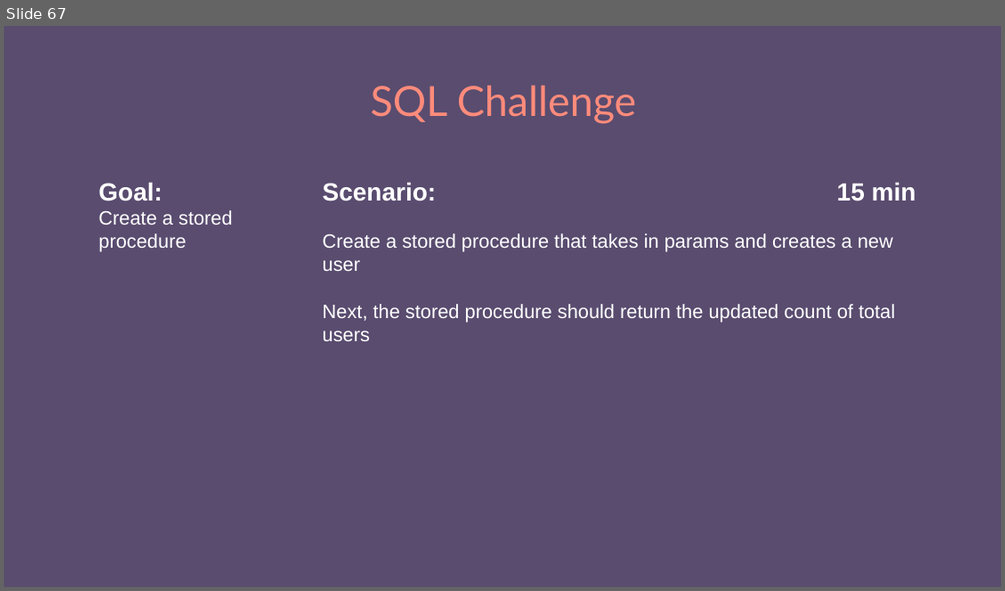
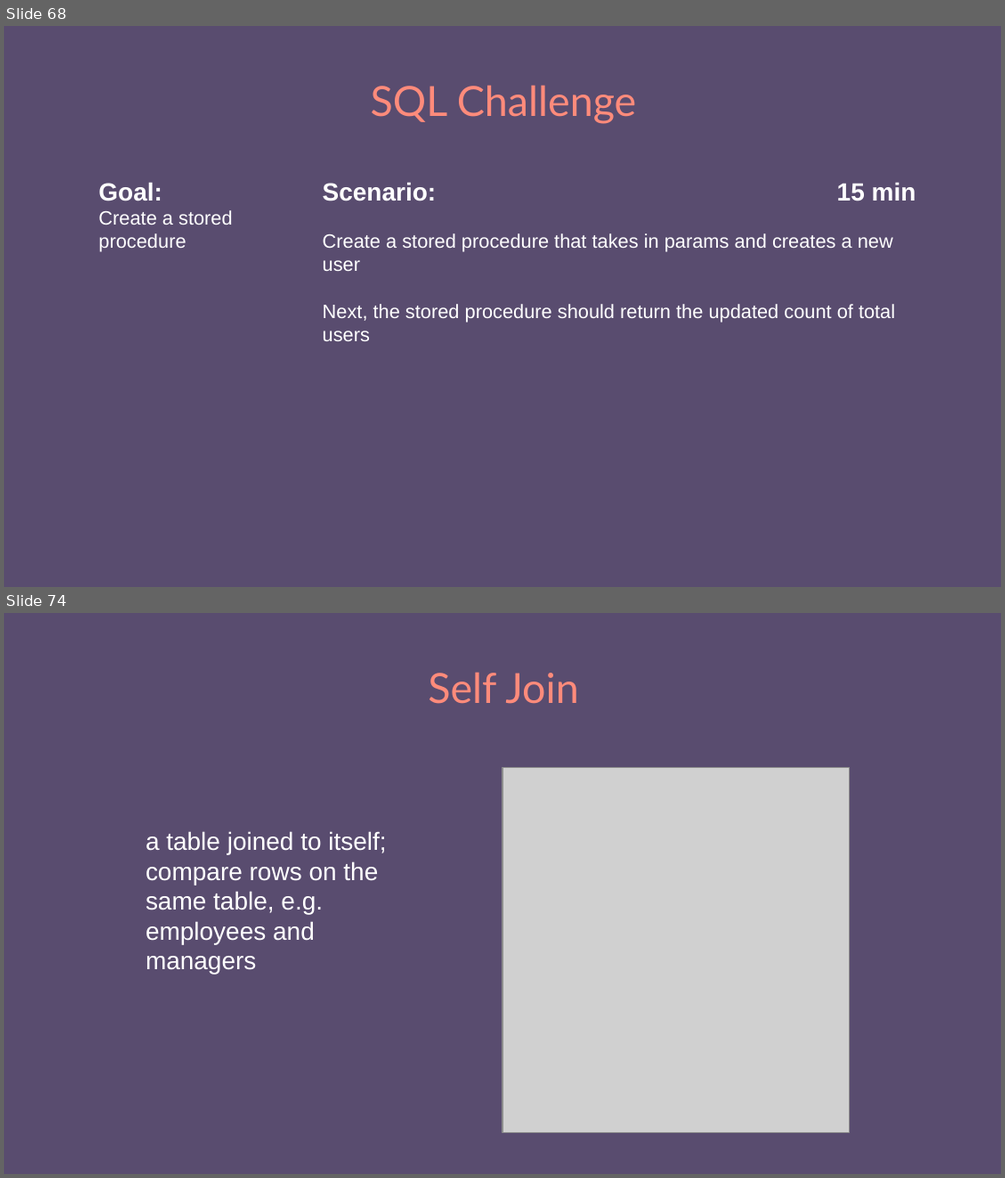
Before and after one commit to e-m-wilson/dotnet, a slide deck: Resources-Notes-Ppts/SQL/SQL_MSSQL.pptx. Shown one above the other, each under a label of ours: slide 67 before the commit, slides 68 and 74 after it; the slides between them are not shown. The pictures are 1005x591 and 1005x1178 pixels, drawn with LibreOffice and Linux fonts; fonts in the diff are those of the drawing; grey boxes stand for pictures. Boxes give left, top, right and bottom in pixels: in the first picture for what was removed or moved away, otherwise in the second. Text is boxed around its words. In the diff, an @@ line names an element or a change of style, - is before the commit and + after.

```diff
--- a/Resources-Notes-Ppts/SQL/SQL_MSSQL.pptx
+++ b/Resources-Notes-Ppts/SQL/SQL_MSSQL.pptx
@@ slide 74 added at (4,613,1001,1174), background #594C6F @@
@@ title added at (428,672,579,704), 30 pt, text #FF8B7B @@
+Self Join
@@ picture added at (502,768,850,1133) @@
@@ text added at (146,831,386,973), 18 pt, text #FFFFFF @@
+a table joined to itself; compare rows on the same table, e.g. employees and managers
@@ what was slide 67 is now slide 68 @@
```
Also in this commit, not shown: 8 slides changed, 10 other slides added, 4 slides removed, 1 other file.
